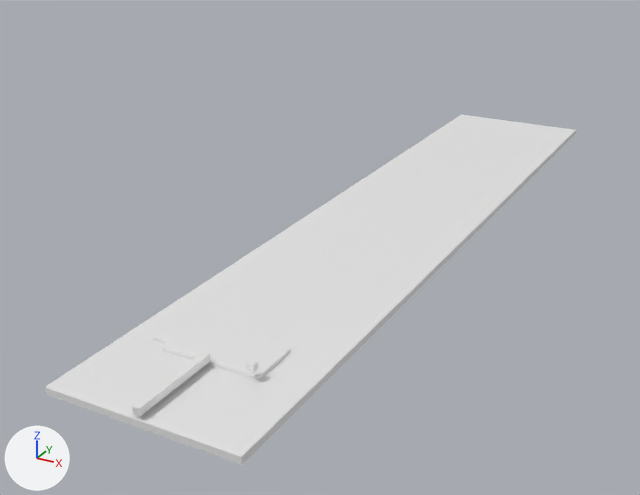
One commit to the Blender file quad-gimbal/quad-gimbal.blend: the scene before it, then after it.
Rendered twice from a 50 mm lens placed at (116.0, -126.0, 116.0), pointed at (-21.0, 124.0, -9.0). Arrows for +X, +Y and +Z are at lower left; the lights stay in place.
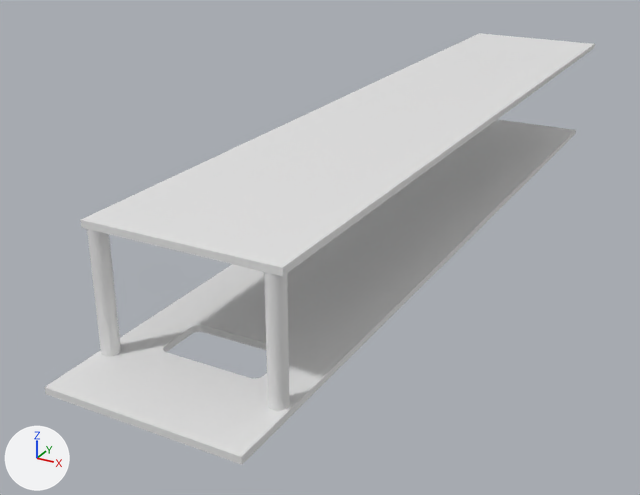
Boxes [x1, y1, x2, y2] around the edits, measured in the pictures (640 x 495 px):
'Cube.002', moved, rescaled (552% wider, 275% taller): before [132, 352, 210, 416]; after [81, 33, 595, 276]
'Cylinder', added: after [87, 229, 290, 411]
'ZZ Negative soft bevel', hidden: before [162, 322, 289, 379]
'Cube.004', hidden: before [153, 323, 186, 343]
'Cube.003', hidden: before [246, 359, 258, 372]

What the commit changed:
Mesh me_cylinder is new.
It is a 32-sided cylinder along z spanning x -1.0..1.0, y -1.0..1.0, z -1.0..1.0.
Object 'Cube.004' (ob_cube_004) moves from (-15.0, 34.8, 0.2) to (0.0, 13.5, 3.3).
Object 'Cube.004' (ob_cube_004) is rescaled from (4.55, 4.55, 1.5) to (1.0, 13.5, 1.0).
Object 'Cube.004' (ob_cube_004) is now hidden.
Object 'Cube.003' (ob_cube_003) moves from (14.0, 26.0, 5.3) to (24.7, 9.0, 0.0).
Object 'Cube.003' (ob_cube_003) is rescaled from (1.0, 1.0, 1.0) to (3.7, 9.0, 3.7).
Object 'Cube.003' (ob_cube_003) is now hidden.
Object 'Cube.002' (ob_cube_002) moves from (0.0, 13.5, 3.3) to (0.0, 157.9, 36.5).
Object 'Cube.002' (ob_cube_002) is rescaled from (1.0, 13.5, 1.0) to (28.0, 140.0, 1.0).
Object 'ZZ Negative soft bevel' (ob_zz_negative_soft_bevel) is now hidden.
Object 'Cylinder' (ob_cylinder) is new; it shows me_cylinder.
Its location is (24.7, 20.5, 18.3).
Its scale is (2.5, 2.5, 17.2).
It gains a ARRAY modifier named 'Array'.
Modifier setting: constant_offset_displace = (0.0, 0.0, 0.0).
Modifier setting: relative_offset_displace = (-10.0, 0.0, 0.0).
